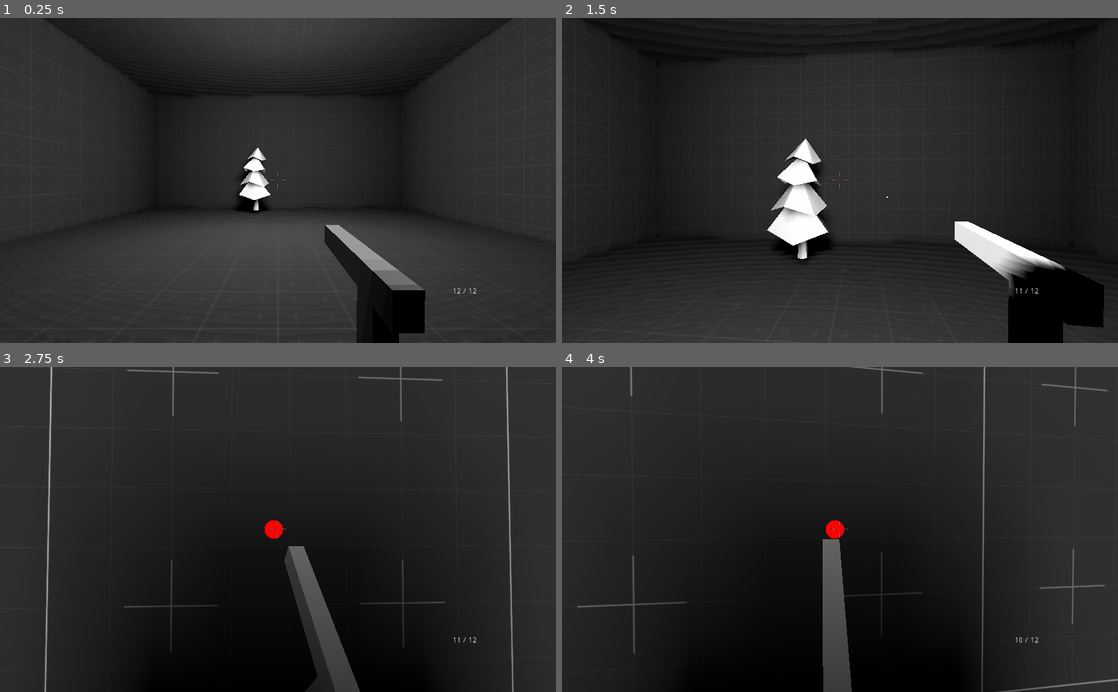
Above: before the commit, frames 1-4 (two rows, left to right).
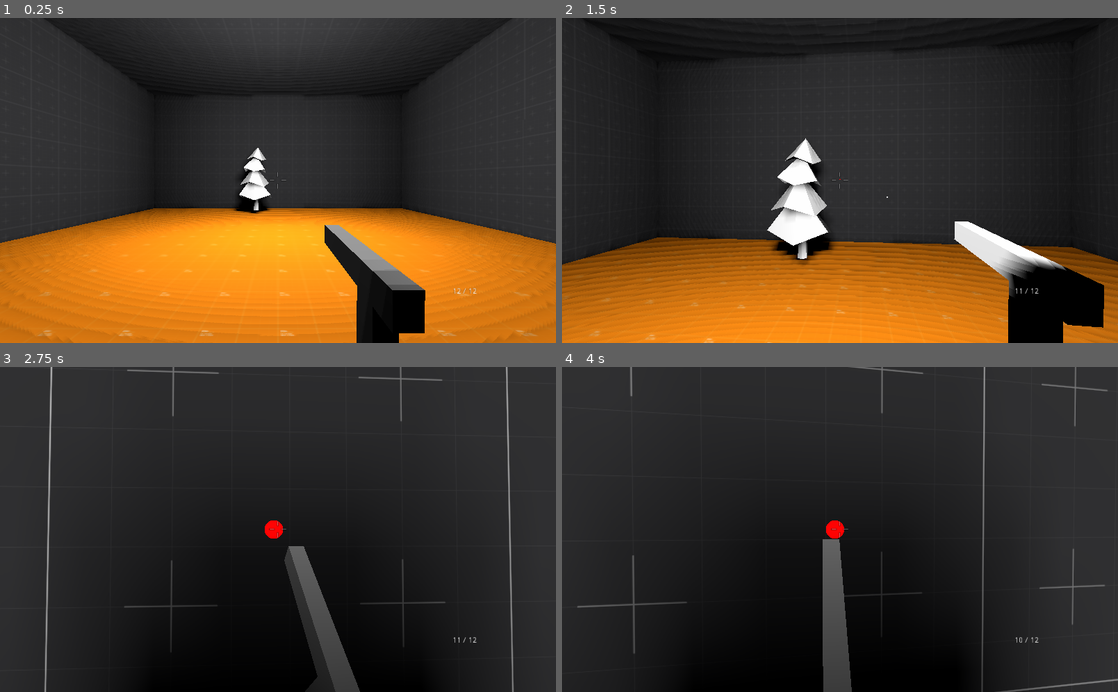
Above: after the commit, the same moments.

Repository: jsalisi/Unstable
Game: Godot game, scene res://levels/prototype/prototype.tscn
The game is run twice, just before and just after one commit, with the same random seed, the same clock (stepped at 60 frames per second) and the same inputs.
Inputs (mouse positions are in pixels of both pictures, inside the frame that each line leads up to):
- Up to frame 1 (0.25 s): no input
- Up to frame 2 (1.5 s): move the mouse to (867, 180) at 0.52 s; hold Z 0.53-1.28 s; hold W from 0.53 s (still down); click (867, 180) at 0.67 s; tap Space at 0.77 s; move the mouse to (812, 180) at 1.27 s; tap Q at 1.35 s
- Up to frame 3 (2.75 s): keep holding W; tap Space at 1.52 s; move the mouse to (289, 523) at 2.02 s; hold Shift from 2.03 s (still down)
- Up to frame 4 (4 s): keep holding W; move the mouse to (834, 536) at 2.77 s; release Shift at 2.78 s; tap Ctrl at 2.85 s; click (834, 536) at 2.92 s; tap Space at 3.02, 3.77 s; move the mouse to (878, 532) at 3.52 s; hold F from 3.53 s (still down)

The runs differ from the first frame. In frame 1, 35% of the frame differs, in the area x 0-100%, y 58-100%; in frame 2, 26%; in frame 3, less than 0.1%; in frame 4, less than 0.1%.

Commit message:
Added larger platform and more precise hidden door

Diff:
--- a/levels/prototype/prototype.tscn
+++ b/levels/prototype/prototype.tscn
@@ -5,25 +5,25 @@
 [ext_resource path="res://levels/assets/LowPolyNaturePack/Trees/Pine_Tree_01.fbx" type="PackedScene" id=3]
 [ext_resource path="res://levels/assets/textures/3d_tex_orange.tres" type="Material" id=4]
 
-[sub_resource type="Environment" id=3]
+[sub_resource type="Environment" id=1]
 background_mode = 2
 
-[sub_resource type="PhysicsMaterial" id=1]
+[sub_resource type="PhysicsMaterial" id=2]
 
-[sub_resource type="ConcavePolygonShape" id=2]
+[sub_resource type="ConcavePolygonShape" id=3]
 
 [node name="prototype" type="Spatial"]
 
 [node name="WorldEnvironment" type="WorldEnvironment" parent="."]
-environment = SubResource( 3 )
+environment = SubResource( 1 )
 
 [node name="DirectionalLight" type="DirectionalLight" parent="."]
-transform = Transform( 1, 0, 0, 0, 0.866025, 0.5, 0, -0.5, 0.866025, 0, 10, 0 )
+transform = Transform( 1, 0, 0, 0, -1.62921e-07, 1, 0, -1, -1.62921e-07, 0, 22.49, 0 )
 shadow_enabled = true
 
 [node name="Fake Door" type="CSGBox" parent="."]
-transform = Transform( 1, 0, 0, 0, 1, 0, 0, 0, 1, 8.96, 1.6, 0 )
-width = 1.0
+transform = Transform( 1, 0, 0, 0, 1, 0, 0, 0, 1, 8.75, 1.6, 0 )
+width = 0.65
 height = 4.0
 material = ExtResource( 1 )
 
@@ -58,16 +58,17 @@
 material = ExtResource( 1 )
 
 [node name="Hidden Doorway" type="CSGBox" parent="CSGCombiner/CSGBox"]
-transform = Transform( 1, 0, 0, 0, 1, 0, 0, 0, 1, 8.96, -2.4, 0 )
+transform = Transform( 1, 0, 0, 0, 1, 0, 0, 0, 1, 8.999, -2.4, 0 )
 operation = 2
 width = 1.0
 height = 4.0
 material = ExtResource( 4 )
 
 [node name="Walkway" type="CSGBox" parent="CSGCombiner/CSGBox"]
-transform = Transform( 1, 0, 0, 0, 1, 0, 0, 0, 1, 13.73, -4.65, 0 )
-width = 10.0
+transform = Transform( 1, 0, 0, 0, 1, 0, 0, 0, 1, 0, -4.65, 0 )
+width = 30.0
 height = 0.5
+depth = 30.0
 material = ExtResource( 4 )
 
 [node name="Player" parent="CSGCombiner" instance=ExtResource( 2 )]
Not shown: 1 places in levels/prototype/prototype.tscn that only renumber resources
